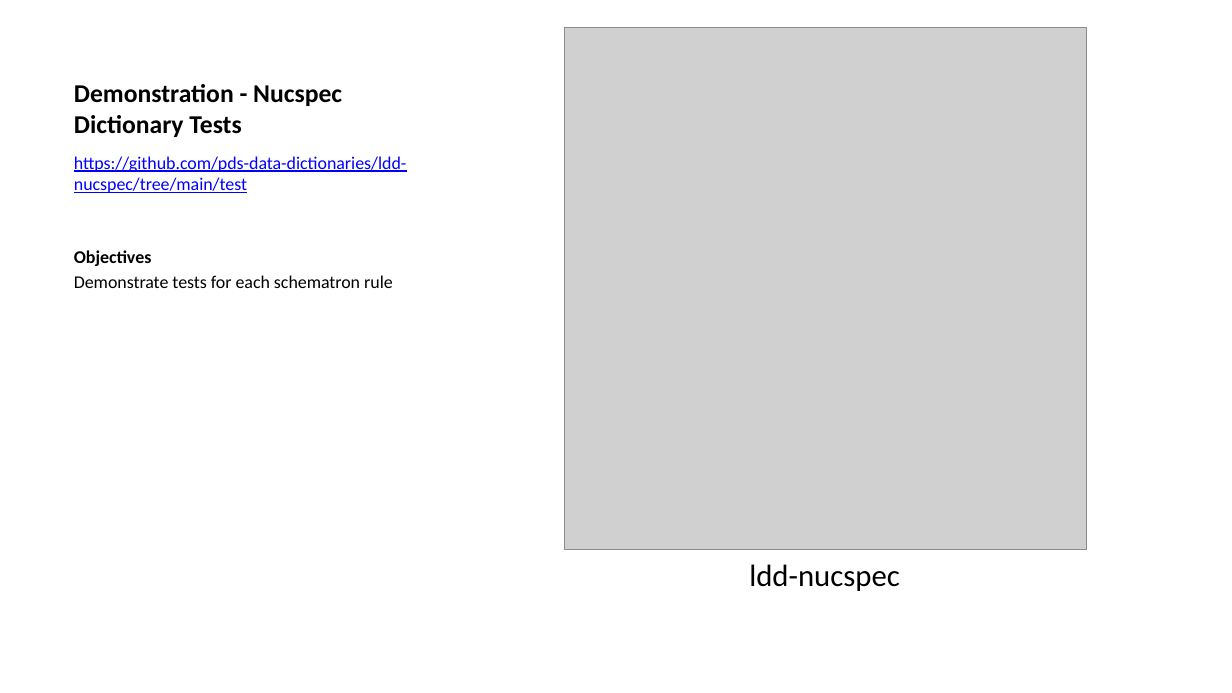
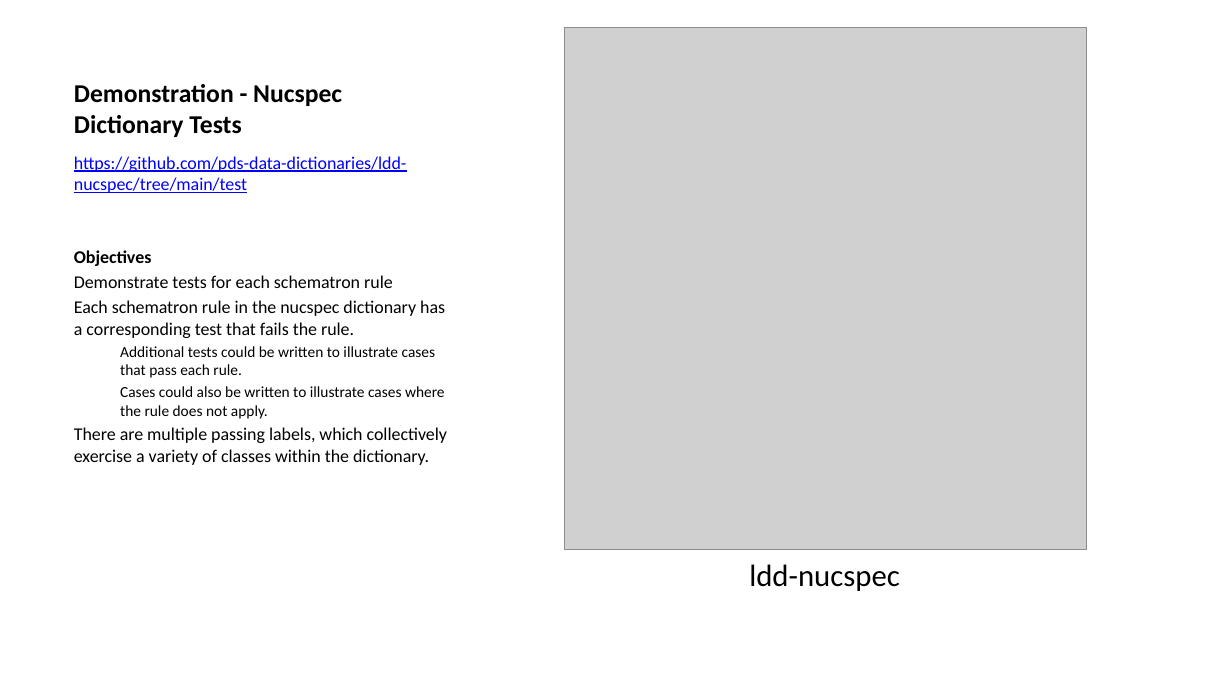
Before and after one commit to sbn-psi/dmsp, a slide deck: slide 17 of LDDTesting/stone-LDDTestingTechniques.pptx. Drawn at 1232x693 pixels with LibreOffice and Linux fonts; fonts in the diff are those of the drawing; grey boxes stand for pictures. Boxes give left, top, right and bottom in pixels: in the first picture for what was removed or moved away, otherwise in the second. Text is boxed around its words. In the diff, an @@ line names an element or a change of style, - is before the commit and + after.

Commit message:
Addded additional information for each existing dictionary demo

```diff
--- a/LDDTesting/stone-LDDTestingTechniques.pptx
+++ b/LDDTesting/stone-LDDTestingTechniques.pptx
@@ text at (74, 300, 447, 465): paragraphs added @@
+Each schematron rule in the nucspec dictionary has a corresponding test that fails the rule.
+  Additional tests could be written to illustrate cases that pass each rule.
+  Cases could also be written to illustrate cases where the rule does not apply.
+There are multiple passing labels, which collectively exercise a variety of classes within the dictionary.
```
Also in this commit, not shown: 6 other slides changed, 2 other files.
